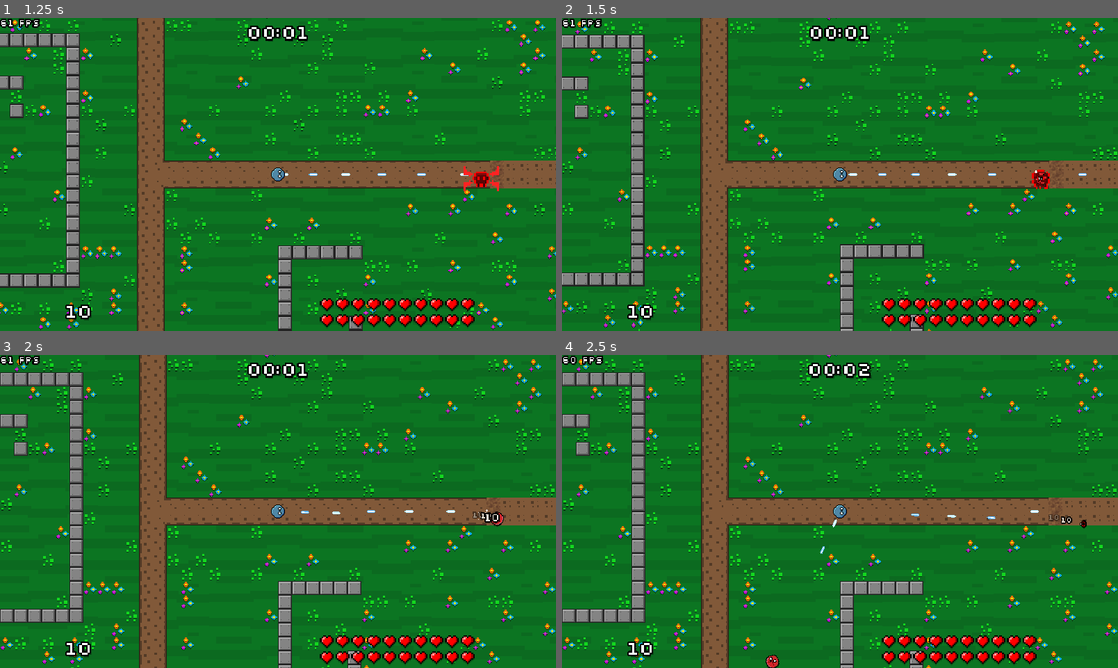
Above: before the commit, frames 1-4 (two rows, left to right).
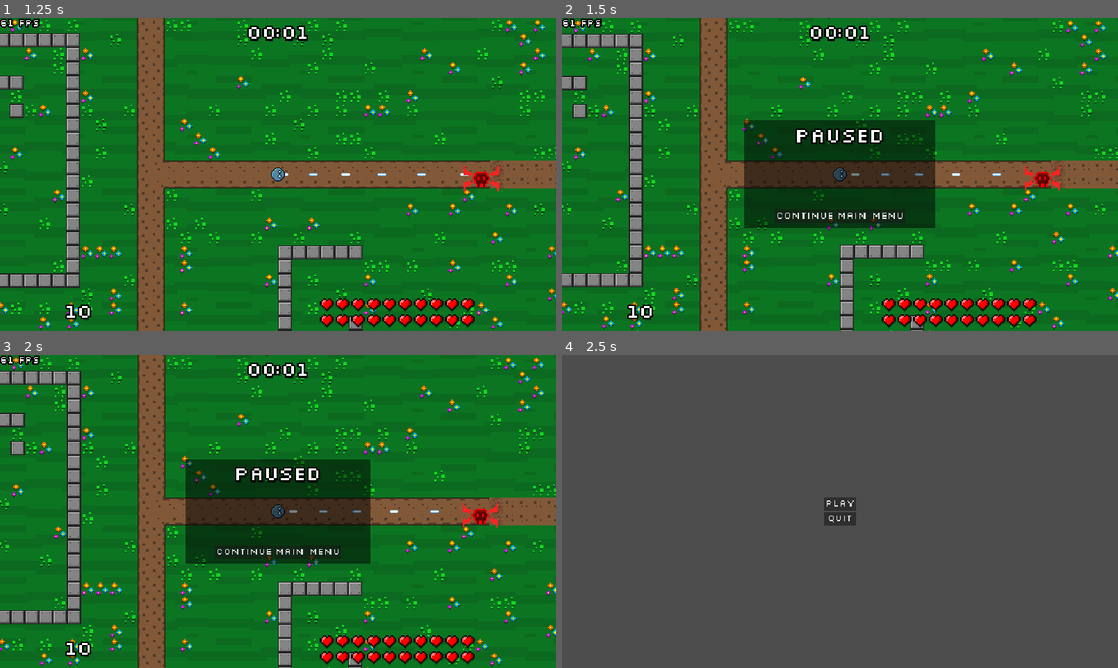
Above: after the commit, the same moments.

Repository: veprogames/top-down-incremental
Game: Godot game, scene res://level/level.tscn
Same seed, same stepped clock (60 frames per second), same inputs: the game is played once before the commit and once after it.
Inputs (mouse positions are in pixels of both pictures, inside the frame that each line leads up to):
- Up to frame 1 (1.25 s): move the mouse to (305, 174) at 0.52 s
- Up to frame 2 (1.5 s): move the mouse to (812, 174) at 1.27 s; hold Escape (game_back, bound only after the commit) from 1.28 s (still down)
- Up to frame 3 (2 s): keep holding Escape (game_back, bound only after the commit)
- Up to frame 4 (2.5 s): release Escape (game_back, bound only after the commit) at 2 s; click (867, 552) at 2 s, where only the run after the commit has a clickable "Main Menu"

Frame 1 is identical in both runs. In frame 2, 19% of the frame differs, in the area x 0-100%, y 0-100%; in frame 3, 21%; in frame 4, 99%.

Commit message:
add pause menu

Diff:
--- a/level/level.gd
+++ b/level/level.gd
@@ -10,6 +10,7 @@
 
 @onready var label_fps: Label = $CanvasLayer/LabelFPS
 @onready var game_over_screen: GameOverScreen = $CanvasLayerGameOver/GameOverScreen
+@onready var canvas_layer_pause: CanvasLayer = $CanvasLayerPause
 
 
 func _ready() -> void:
@@ -20,6 +21,9 @@
 func _process(delta: float) -> void:
 	if not game_over:
 		time += delta
+
+		if Input.is_action_just_pressed(&"game_back"):
+			canvas_layer_pause.add_child(PauseMenu.create())
 
 	label_fps.text = "%d fps" % Engine.get_frames_per_second()
 
--- a/level/level.tscn
+++ b/level/level.tscn
@@ -156,5 +156,8 @@
 
 [node name="GameOverScreen" parent="CanvasLayerGameOver" instance=ExtResource("13_23rtj")]
 
+[node name="CanvasLayerPause" type="CanvasLayer" parent="."]
+layer = 3
+
 [connection signal="died" from="Player" to="." method="_on_player_died"]
 [connection signal="restarted" from="CanvasLayerGameOver/GameOverScreen" to="." method="_on_game_over_screen_restarted"]
--- /dev/null
+++ b/level/ui/pause_menu.gd
@@ -0,0 +1,35 @@
+class_name PauseMenu
+extends Panel
+
+static var Scene: PackedScene = preload("res://level/ui/pause_menu.tscn")
+
+@onready var tree: SceneTree = get_tree()
+
+var previous_mouse_mode: Input.MouseMode
+
+
+func _ready() -> void:
+	previous_mouse_mode = Input.mouse_mode
+	Input.mouse_mode = Input.MOUSE_MODE_VISIBLE
+	tree.paused = true
+
+	scale = Vector2.ZERO
+	var tween: Tween = create_tween()
+	tween.tween_property(self, ^"scale", Vector2.ONE, 0.5) \
+		.set_ease(Tween.EASE_OUT) \
+		.set_trans(Tween.TRANS_ELASTIC)
+
+
+func _on_button_continue_pressed() -> void:
+	Input.mouse_mode = previous_mouse_mode
+	tree.paused = false
+	queue_free()
+
+
+func _on_button_main_menu_pressed() -> void:
+	tree.paused = false
+	tree.change_scene_to_file("res://main_menu/main_menu.tscn")
+
+
+static func create() -> PauseMenu:
+	return Scene.instantiate()
--- /dev/null
+++ b/level/ui/pause_menu.tscn
@@ -0,0 +1,58 @@
+[gd_scene load_steps=2 format=3 uid="uid://cemqg0a0qfia6"]
+
+[ext_resource type="Script" path="res://level/ui/pause_menu.gd" id="1_2axqq"]
+
+[node name="PauseMenu" type="Panel"]
+process_mode = 2
+custom_minimum_size = Vector2(640, 360)
+anchors_preset = 8
+anchor_left = 0.5
+anchor_top = 0.5
+anchor_right = 0.5
+anchor_bottom = 0.5
+offset_left = -320.0
+offset_top = -180.0
+offset_right = 320.0
+offset_bottom = 180.0
+grow_horizontal = 2
+grow_vertical = 2
+pivot_offset = Vector2(320, 180)
+mouse_filter = 1
+script = ExtResource("1_2axqq")
+
+[node name="MarginContainer" type="MarginContainer" parent="."]
+layout_mode = 1
+anchors_preset = 15
+anchor_right = 1.0
+anchor_bottom = 1.0
+grow_horizontal = 2
+grow_vertical = 2
+
+[node name="VBoxContainer" type="VBoxContainer" parent="MarginContainer"]
+layout_mode = 2
+
+[node name="Label" type="Label" parent="MarginContainer/VBoxContainer"]
+layout_mode = 2
+theme_type_variation = &"LabelLarge"
+text = "Paused"
+horizontal_alignment = 1
+
+[node name="Spacer" type="Control" parent="MarginContainer/VBoxContainer"]
+layout_mode = 2
+size_flags_vertical = 3
+mouse_filter = 2
+
+[node name="HBoxContainer" type="HBoxContainer" parent="MarginContainer/VBoxContainer"]
+layout_mode = 2
+alignment = 1
+
+[node name="ButtonContinue" type="Button" parent="MarginContainer/VBoxContainer/HBoxContainer"]
+layout_mode = 2
+text = "Continue"
+
+[node name="ButtonMainMenu" type="Button" parent="MarginContainer/VBoxContainer/HBoxContainer"]
+layout_mode = 2
+text = "Main Menu"
+
+[connection signal="pressed" from="MarginContainer/VBoxContainer/HBoxContainer/ButtonContinue" to="." method="_on_button_continue_pressed"]
+[connection signal="pressed" from="MarginContainer/VBoxContainer/HBoxContainer/ButtonMainMenu" to="." method="_on_button_main_menu_pressed"]
--- a/project.godot
+++ b/project.godot
@@ -46,6 +46,14 @@
 
 theme/custom="res://ui_theme.tres"
 
+[input]
+
+game_back={
+"deadzone": 0.5,
+"events": [Object(InputEventKey,"resource_local_to_scene":false,"resource_name":"","device":-1,"window_id":0,"alt_pressed":false,"shift_pressed":false,"ctrl_pressed":false,"meta_pressed":false,"pressed":false,"keycode":0,"physical_keycode":4194305,"key_label":0,"unicode":0,"location":0,"echo":false,"script":null)
+]
+}
+
 [layer_names]
 
 2d_physics/layer_1="Player"
--- a/ui_theme.tres
+++ b/ui_theme.tres
@@ -1,6 +1,9 @@
-[gd_resource type="Theme" load_steps=2 format=3 uid="uid://x7ym3hwwcaqq"]
+[gd_resource type="Theme" load_steps=3 format=3 uid="uid://x7ym3hwwcaqq"]
 
 [ext_resource type="FontFile" uid="uid://e7gr88m4wjwn" path="res://fonts/slkscr.ttf" id="1_us77q"]
+
+[sub_resource type="StyleBoxFlat" id="StyleBoxFlat_kmr6k"]
+bg_color = Color(0, 0, 0, 0.501961)
 
 [resource]
 default_font = ExtResource("1_us77q")
@@ -21,3 +24,4 @@
 MarginContainer/constants/margin_left = 16
 MarginContainer/constants/margin_right = 16
 MarginContainer/constants/margin_top = 16
+Panel/styles/panel = SubResource("StyleBoxFlat_kmr6k")
